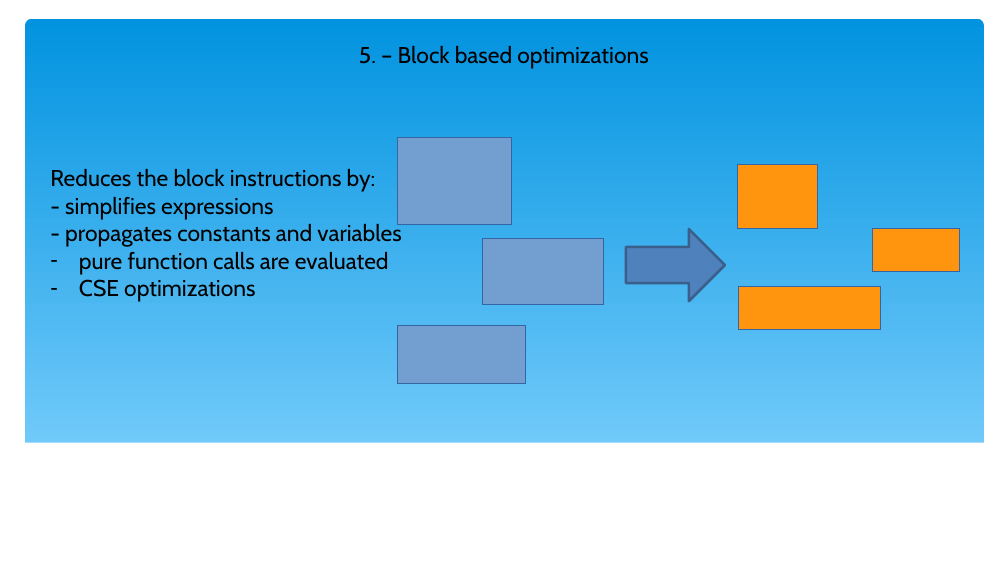
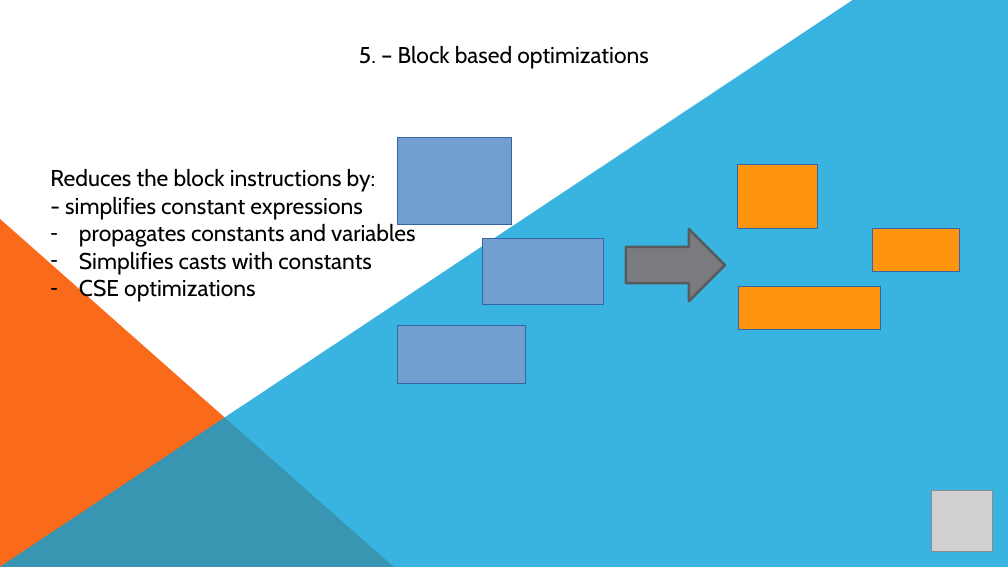
Before and after one commit to ciplogic/CodeRefractor, a slide deck: slide 7 of Documentation/Slides_final.pptx. Drawn at 1008x567 pixels with LibreOffice and Linux fonts; fonts in the diff are those of the drawing; grey boxes stand for pictures. Boxes give left, top, right and bottom in pixels: in the first picture for what was removed or moved away, otherwise in the second. Text is boxed around its words. In the diff, an @@ line names an element or a change of style, - is before the commit and + after.

```diff
--- a/Documentation/Slides_final.pptx
+++ b/Documentation/Slides_final.pptx
@@ freeform shape added at (0,0,1008,567), fill #08A1D9 at 80% opacity @@
@@ rounded rectangle removed at (26,19,984,223) @@
@@ rounded rectangle removed at (26,19,984,519) @@
@@ rectangle removed at (24,139,986,249) @@
@@ rectangle removed at (289,140,900,210) @@
@@ rectangle removed at (618,140,983,194) @@
@@ text at (65,197,415,275): text changed @@
-- simplifies expressions
-- propagates constants and variables
-– pure function calls are evaluated
+- simplifies constant expressions
+– propagates constants and variables
+– Simplifies casts with constants
@@ right triangle added at (0,219,394,567), fill #F96A1B @@
@@ right arrow at (627,229,725,301): fill #4F81BD to #797B7E; outline #3A5F8C 2 pt to #5A5B5D 2 pt @@
@@ rectangle removed at (24,443,986,552) @@
@@ rectangle removed at (668,455,985,514) @@
@@ picture added at (932,491,993,552) @@
```
Also in this commit, not shown: 13 other slides changed, 3 other files.
